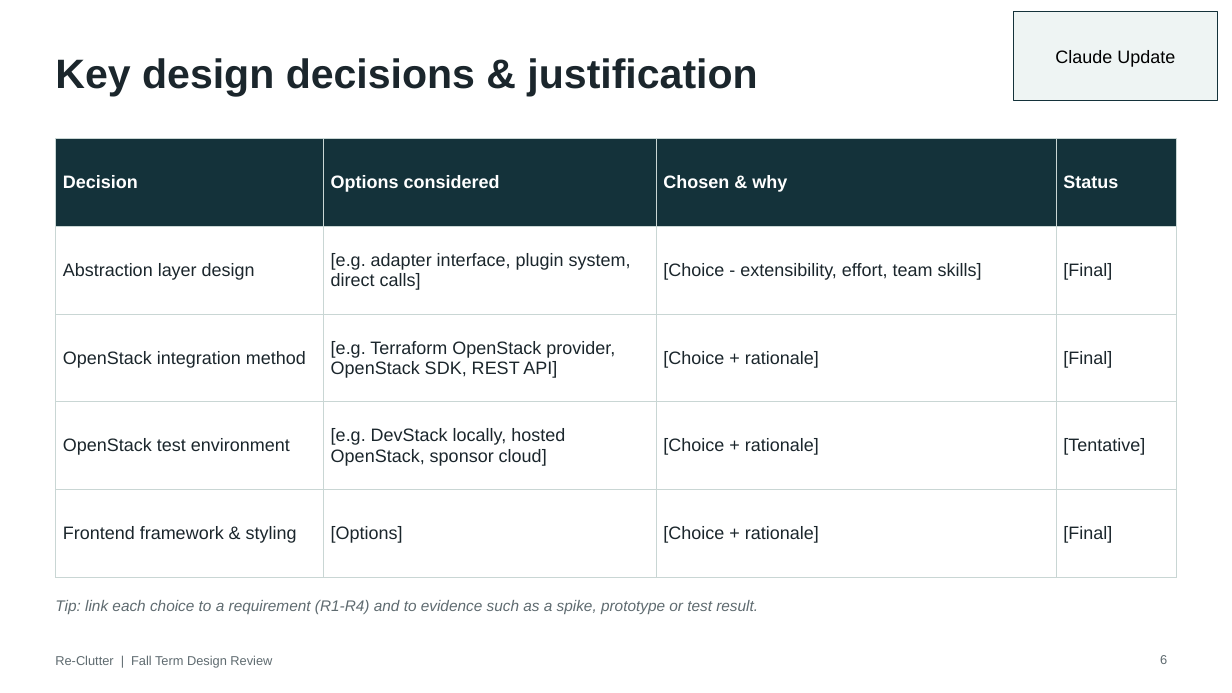
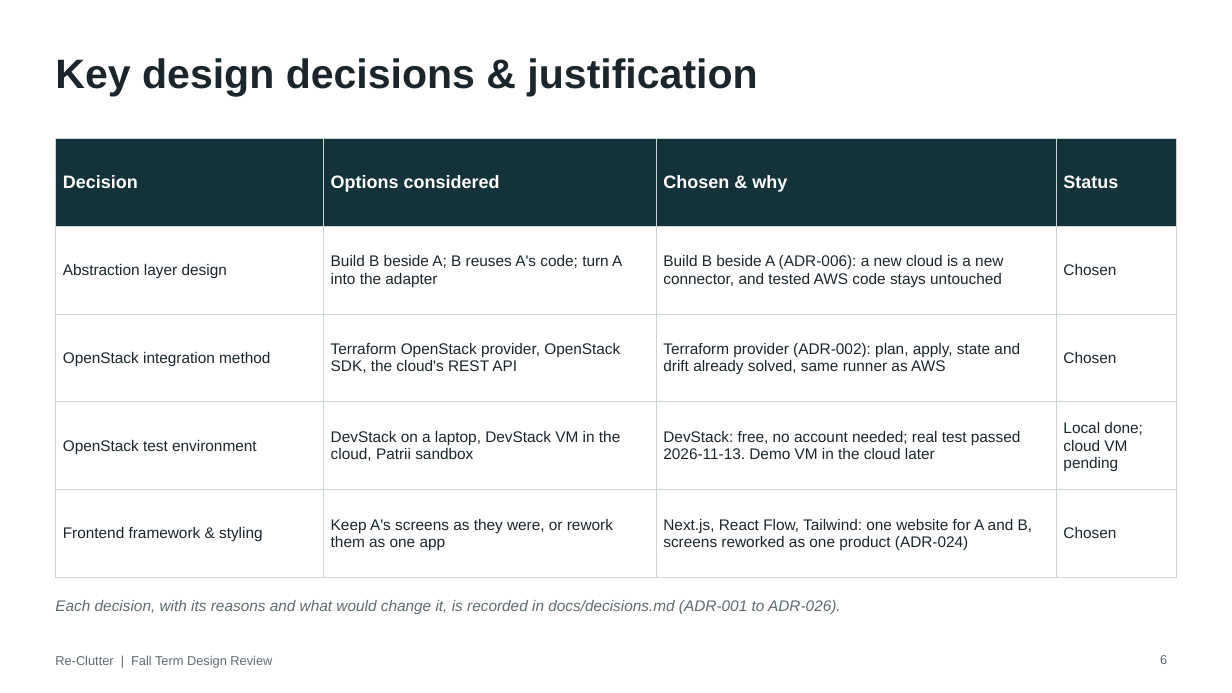
Before and after one commit to Alberta2514640/clutter, a slide deck: slide 6 of deliverables/Re-Clutter_Fall_Design_Review_Software.pptx. Drawn at 1232x693 pixels with LibreOffice and Linux fonts; fonts in the diff are those of the drawing. Boxes give left, top, right and bottom in pixels: in the first picture for what was removed or moved away, otherwise in the second. Text is boxed around its words. In the diff, an @@ line names an element or a change of style, - is before the commit and + after.

```diff
--- a/deliverables/Re-Clutter_Fall_Design_Review_Software.pptx
+++ b/deliverables/Re-Clutter_Fall_Design_Review_Software.pptx
@@ rectangle removed at [1014,12,1218,101] @@
-Claude Update
@@ table at [55,139,1177,555] @@
-row 2: Abstraction layer design | [e.g. adapter interface, plugin system, direct calls] | [Choice - extensibility, effort, team skills] | [Final]
+row 2: Abstraction layer design | Build B beside A; B reuses A's code; turn A into the adapter | Build B beside A (ADR-006): a new cloud is a new connector, and tested AWS code stays untouched | Chosen
-row 3: OpenStack integration method | [e.g. Terraform OpenStack provider, OpenStack SDK, REST API] | [Choice + rationale] | [Final]
+row 3: OpenStack integration method | Terraform OpenStack provider, OpenStack SDK, the cloud's REST API | Terraform provider (ADR-002): plan, apply, state and drift already solved, same runner as AWS | Chosen
-row 4: OpenStack test environment | [e.g. DevStack locally, hosted OpenStack, sponsor cloud] | [Choice + rationale] | [Tentative]
+row 4: OpenStack test environment | DevStack on a laptop, DevStack VM in the cloud, Patrii sandbox | DevStack: free, no account needed; real test passed 2026-11-13. Demo VM in the cloud later | Local done; cloud VM pending
-row 5: Frontend framework & styling | [Options] | [Choice + rationale] | [Final]
+row 5: Frontend framework & styling | Keep A's screens as they were, or rework them as one app | Next.js, React Flow, Tailwind: one website for A and B, screens reworked as one product (ADR-024) | Chosen
@@ size 14 to 12 pt in "Abstraction layer design", "OpenStack integration method", "OpenStack test environment", "Frontend framework & styling" @@
@@ text at [55,600,841,614]: text changed @@
-Tip: link each choice to a requirement (R1-R4) and to evidence such as a spike, prototype or test result.
+Each decision, with its reasons and what would change it, is recorded in docs/decisions.md (ADR-001 to ADR-026).
```
Also in this commit, not shown: 6 other slides changed.
